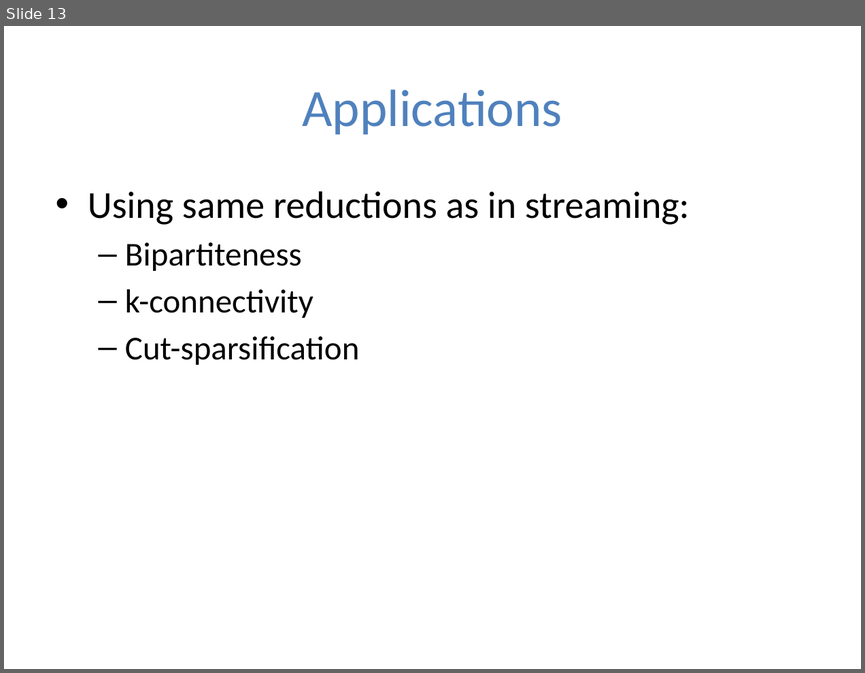
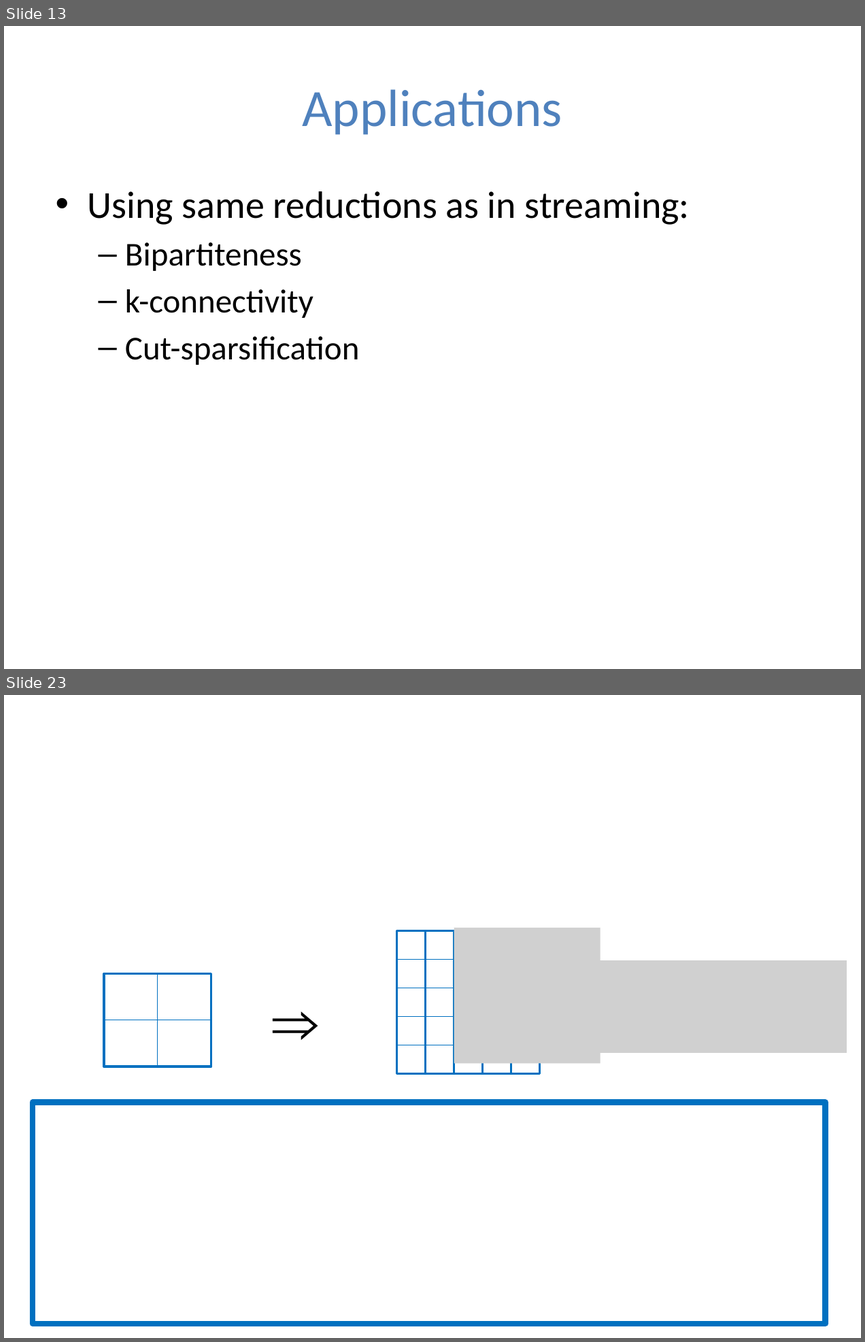
Before and after one commit to gyaroslavtsev/gyaroslavtsev.github.io, a slide deck: big-data/lecture10.pptx. Shown one above the other, each under a label of ours: slide 13 before the commit, slides 13 and 23 after it; the slides between them are not shown. The pictures are 865x673 and 865x1342 pixels, drawn with LibreOffice and Linux fonts; fonts in the diff are those of the drawing; grey boxes stand for pictures. Boxes give left, top, right and bottom in pixels: in the first picture for what was removed or moved away, otherwise in the second. Text is boxed around its words. In the diff, an @@ line names an element or a change of style, - is before the commit and + after.

```diff
--- a/big-data/lecture10.pptx
+++ b/big-data/lecture10.pptx
@@ slide 23 added at [4, 695, 861, 1338], background #FFFFFF @@
@@ rectangle added at [104, 974, 211, 1066], outline #0070C0 2 pt @@
@@ line added from (158, 974) to (158, 1066), #0070C0 0.75 pt @@
@@ text added at [264, 977, 334, 1064], 54 pt, text #000000, bold @@
+⇒
@@ group added at [396, 927, 847, 1074]: 9 lines, 2 pictures, 1 rectangle @@
@@ line added from (104, 1020) to (211, 1020), #0070C0 0.75 pt @@
@@ rectangle added at [33, 1102, 825, 1323], outline #0070C0 5 pt @@
```
Also in this commit, not shown: 16 other slides added, 3 other files.
